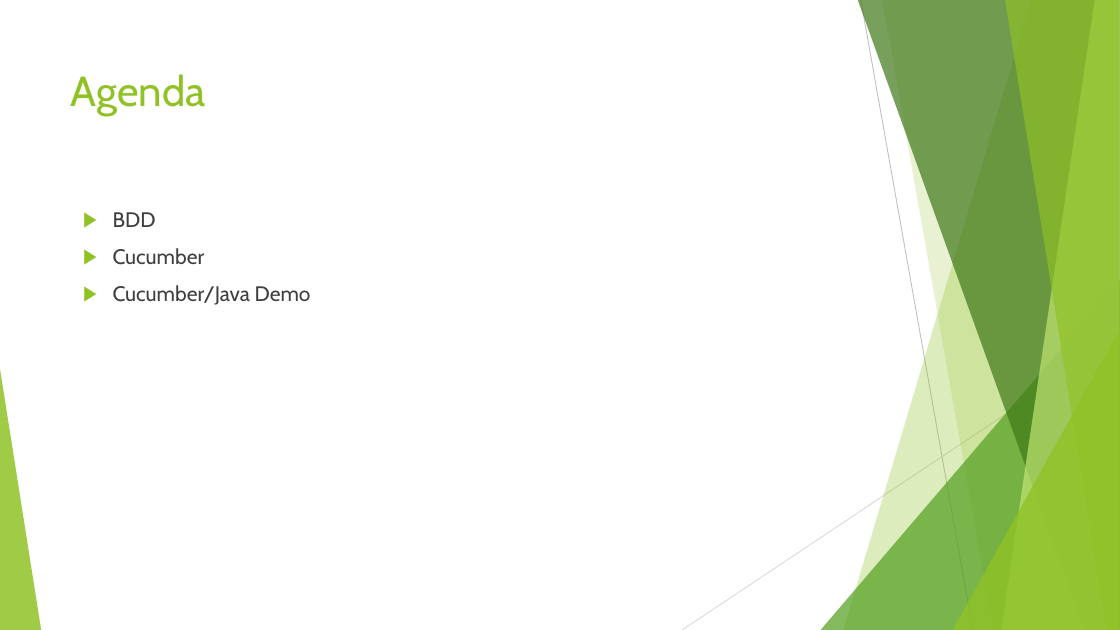
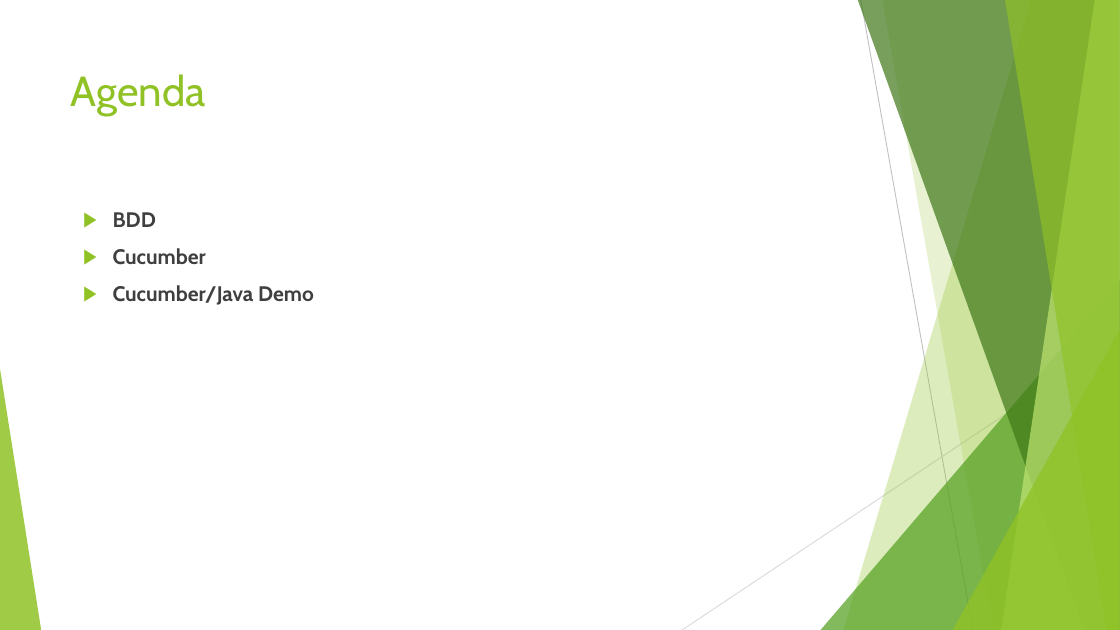
Before and after one commit to jomarnavarro/pepinazo, a slide deck: slide 2 of slides/Selenium Cucumber.pptx. Drawn at 1120x630 pixels with LibreOffice and Linux fonts; fonts in the diff are those of the drawing. Boxes give left, top, right and bottom in pixels: in the first picture for what was removed or moved away, otherwise in the second. Text is boxed around its words. In the diff, an @@ line names an element or a change of style, - is before the commit and + after.

```diff
--- a/slides/Selenium Cucumber.pptx
+++ b/slides/Selenium Cucumber.pptx
@@ text "BDD" at bbox=[113, 212, 314, 305]: bold on @@
```
Also in this commit, not shown: 3 other slides changed, 2 slides added.
